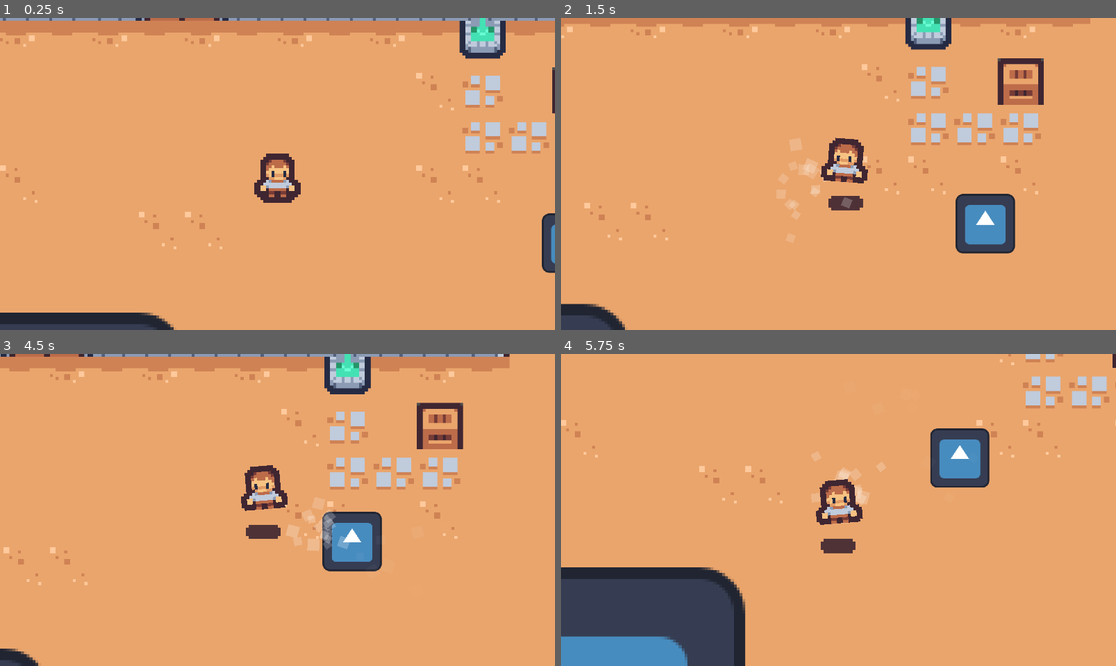
Above: before the commit, frames 1-4 (two rows, left to right).
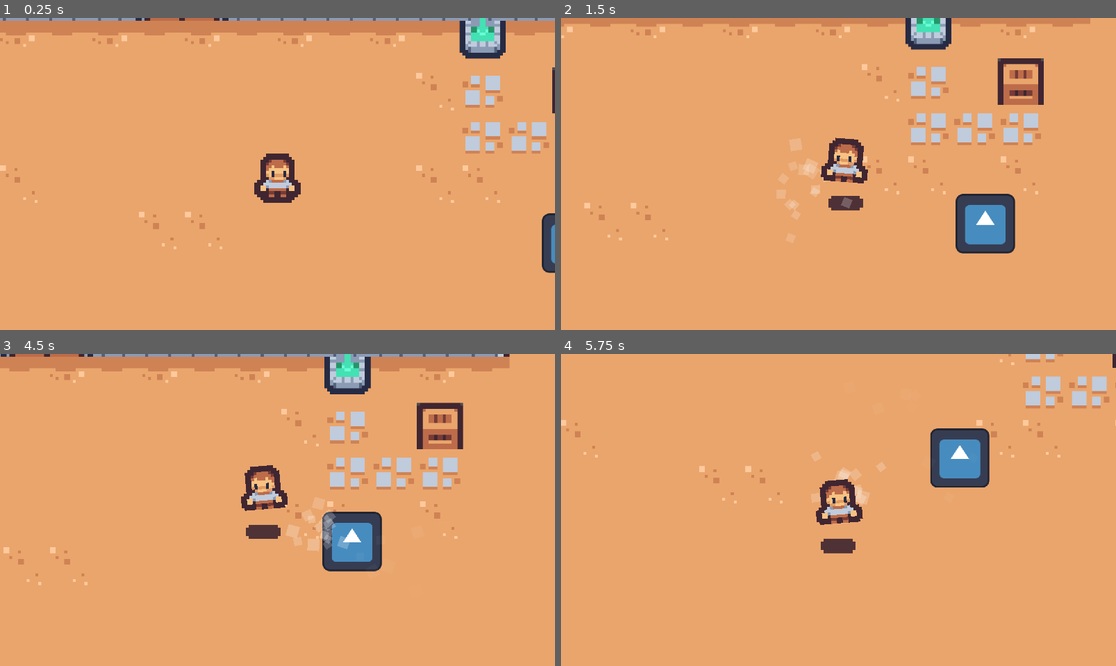
Above: after the commit, the same moments.

Repository: tswic-highdesert/eclipsejam
Game: Godot game, scene res://Levels/dungeon_level.tscn
Same seed, same stepped clock (60 frames per second), same inputs: the game is played once before the commit and once after it. The engine's default icon, where the game draws it, is replaced by a stand-in: a white triangle on a blue panel in a dark square.
Inputs (mouse positions are in pixels of both pictures, inside the frame that each line leads up to):
- Up to frame 1 (0.25 s): no input
- Up to frame 2 (1.5 s): tap Enter at 0.5 s; move the mouse to (960, 158) at 0.52 s; hold Right (ui_right) 0.53-1.28 s; move the mouse to (727, 189) at 1.27 s; hold Down (ui_down) from 1.28 s (still down)
- Up to frame 3 (4.5 s): move the mouse to (333, 441) at 2.02 s; release Down (ui_down) at 2.03 s; hold Right (ui_right) 2.03-2.78 s; move the mouse to (249, 572) at 2.77 s; hold Up (ui_up) 2.78-3.53 s; move the mouse to (444, 556) at 3.52 s; hold Left (ui_left) from 3.53 s (still down); move the mouse to (111, 463) at 4.27 s
- Up to frame 4 (5.75 s): move the mouse to (866, 510) at 5.02 s; release Left (ui_left) at 5.03 s; hold Down (ui_down) from 5.03 s (still down)

The runs differ from the first frame. In frame 1, 1.7% of the frame differs, in the area x 0-32%, y 94-100%; in frame 2, 0.8%; in frame 3, 0.3%; in frame 4, 10%, in the area x 0-34%, y 68-100%.

Commit message:
Ranged Enemy

Diff:
--- a/eclipseJam/Enemies/ParentEnemy.tscn
+++ b/eclipseJam/Enemies/ParentEnemy.tscn
@@ -9,6 +9,7 @@
 [sub_resource type="CircleShape2D" id="CircleShape2D_vheqc"]
 
 [node name="ParentEnemy" type="CharacterBody2D"]
+scale = Vector2(0.966868, 1.00934)
 collision_layer = 2
 collision_mask = 0
 script = ExtResource("1_bnhyf")
--- a/eclipseJam/Enemies/ranged.gd
+++ b/eclipseJam/Enemies/ranged.gd
@@ -1 +1,10 @@
 extends "res://Enemies/ParentEnemy.gd"
+
+
+
+func _on_firing_range_body_entered(body):
+	currentSpeed = 0
+
+
+func _on_firing_range_body_exited(body):
+	currentSpeed = aggroSpeed
--- a/eclipseJam/Enemies/ranged.tscn
+++ b/eclipseJam/Enemies/ranged.tscn
@@ -1,7 +1,21 @@
-[gd_scene load_steps=3 format=3 uid="uid://cnwmm5tamwbat"]
+[gd_scene load_steps=4 format=3 uid="uid://b2ml2ab3r0cew"]
 
 [ext_resource type="PackedScene" uid="uid://bb76lh2hgpb3r" path="res://Enemies/ParentEnemy.tscn" id="1_yeb8u"]
 [ext_resource type="Script" path="res://Enemies/ranged.gd" id="2_ikvlb"]
 
+[sub_resource type="CircleShape2D" id="CircleShape2D_np54e"]
+
 [node name="ranged" instance=ExtResource("1_yeb8u")]
+scale = Vector2(0.401834, 0.419486)
 script = ExtResource("2_ikvlb")
+
+[node name="firingRange" type="Area2D" parent="." index="4"]
+collision_layer = 2
+
+[node name="shootOverlap" type="CollisionShape2D" parent="firingRange" index="0"]
+scale = Vector2(9.16326, 9.16326)
+shape = SubResource("CircleShape2D_np54e")
+debug_color = Color(0.898039, 0.760784, 0, 0.419608)
+
+[connection signal="body_entered" from="firingRange" to="." method="_on_firing_range_body_entered"]
+[connection signal="body_exited" from="firingRange" to="." method="_on_firing_range_body_exited"]
--- a/eclipseJam/Levels/dungeon_level.tscn
+++ b/eclipseJam/Levels/dungeon_level.tscn
@@ -1,9 +1,10 @@
-[gd_scene load_steps=8 format=3 uid="uid://s831a7htjlmm"]
+[gd_scene load_steps=9 format=3 uid="uid://s831a7htjlmm"]
 
 [ext_resource type="Texture2D" uid="uid://dca16w7d1h2cy" path="res://Art/Dungeon Pack/tilemap_packed.png" id="1_1lsbt"]
 [ext_resource type="PackedScene" uid="uid://yi5w2jbg0rcc" path="res://Player/player.tscn" id="1_nv7fc"]
-[ext_resource type="PackedScene" uid="uid://ctmvabrx1mvte" path="res://Pickups/pickup.tscn" id="3_6f503"]
+[ext_resource type="PackedScene" uid="uid://d0swt82iefkm7" path="res://Pickups/pickup.tscn" id="3_6f503"]
 [ext_resource type="PackedScene" uid="uid://bb76lh2hgpb3r" path="res://Enemies/ParentEnemy.tscn" id="4_gbumb"]
+[ext_resource type="PackedScene" uid="uid://b2ml2ab3r0cew" path="res://Enemies/ranged.tscn" id="5_5l355"]
 
 [sub_resource type="TileSetAtlasSource" id="TileSetAtlasSource_efbss"]
 texture = ExtResource("1_1lsbt")
@@ -501,4 +502,7 @@
 position = Vector2(610, 151)
 scale = Vector2(0.38, 0.38)
 
+[node name="ranged" parent="." instance=ExtResource("5_5l355")]
+position = Vector2(281, 161)
+
 [editable path="Player"]
--- a/eclipseJam/Pickups/pickup.tscn
+++ b/eclipseJam/Pickups/pickup.tscn
@@ -7,6 +7,7 @@
 radius = 69.3758
 
 [node name="Pickup" type="Area2D"]
+scale = Vector2(0.0868531, 0.0865595)
 script = ExtResource("1_lksnl")
 
 [node name="Sprite2D" type="Sprite2D" parent="."]
Not shown: 1 places in eclipseJam/Pickups/pickup.tscn that only renumber resources
